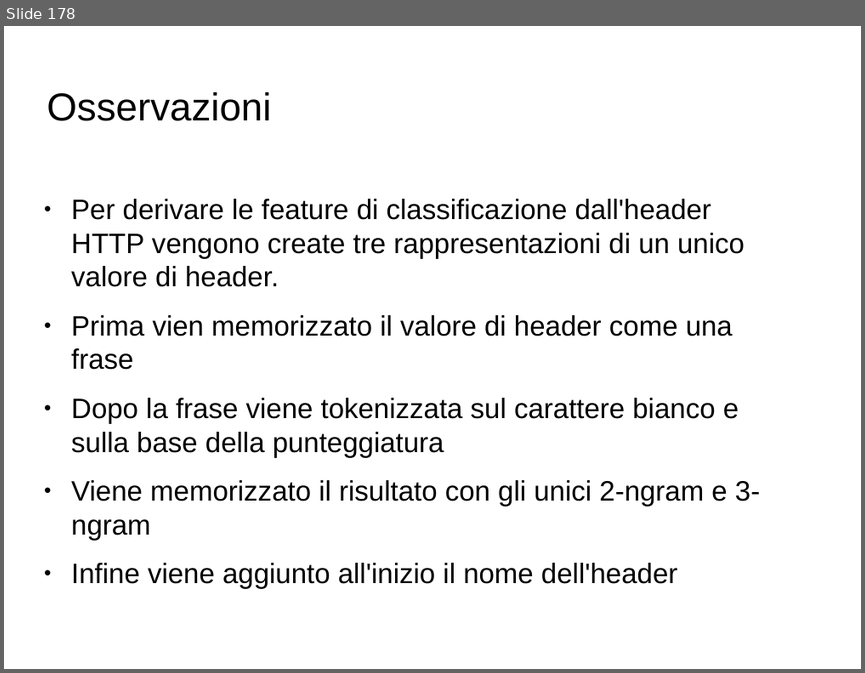
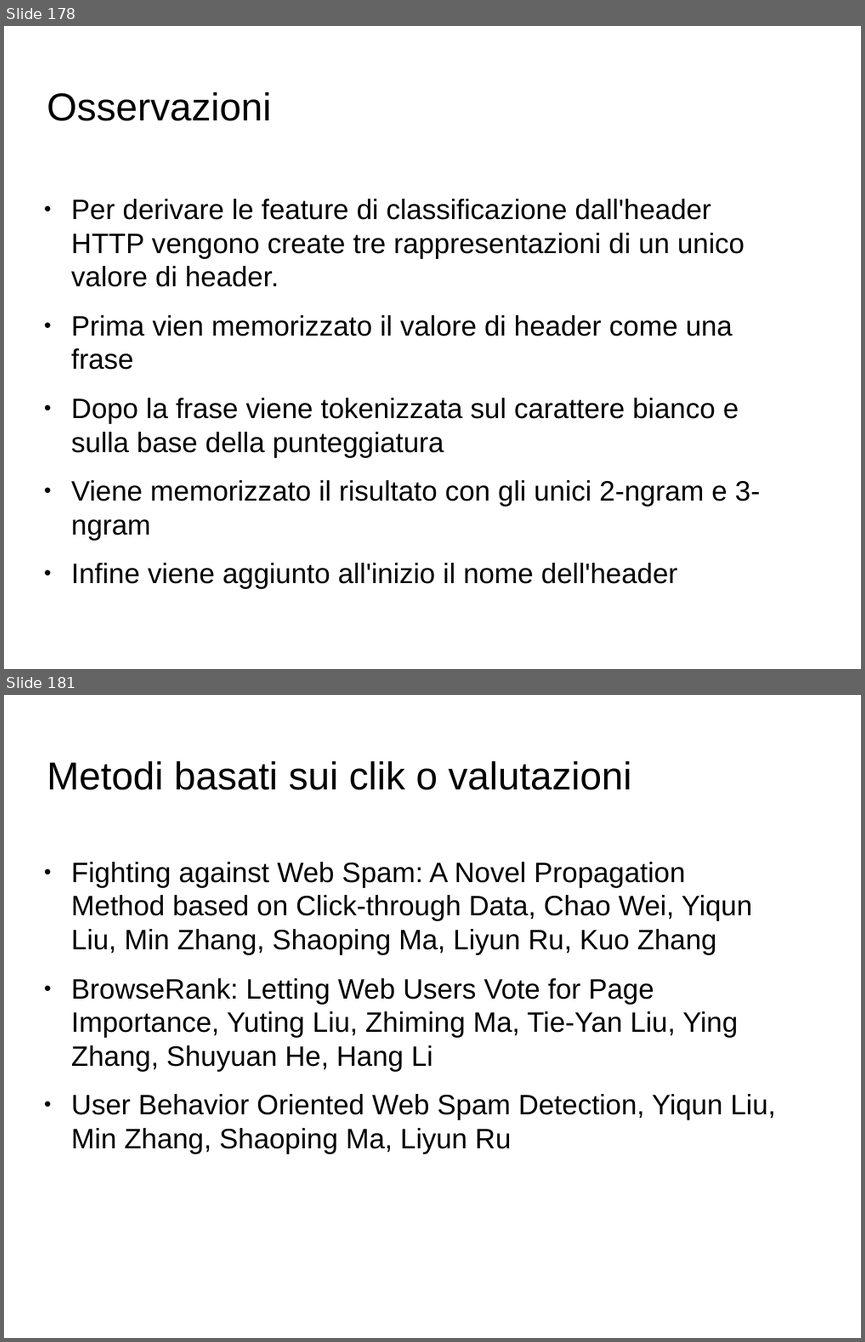
Before and after one commit to Toolanto/presentation, a slide deck: presentazione.odp. Shown one above the other, each under a label of ours: slide 178 before the commit, slides 178 and 181 after it; the slides between them are not shown. The pictures are 865x673 and 865x1342 pixels, drawn with LibreOffice and Linux fonts; fonts in the diff are those of the drawing; background and template pictures are left out. Boxes give left, top, right and bottom in pixels: in the first picture for what was removed or moved away, otherwise in the second. Text is boxed around its words. In the diff, an @@ line names an element or a change of style, - is before the commit and + after.

```diff
--- a/presentazione.odp
+++ b/presentazione.odp
@@ slide 181 added at (x1=4, y1=695, x2=861, y2=1338), background picture (left out) @@
@@ title added at (x1=46, y1=761, x2=632, y2=790), 36 pt, text #000000 @@
+Metodi basati sui clik o valutazioni
@@ text added at (x1=71, y1=862, x2=776, y2=1154), 26 pt, text #000000 @@
+● Fighting against Web Spam: A Novel Propagation Method based on Click-through Data, Chao Wei, Yiqun Liu, Min Zhang, Shaoping Ma, Liyun Ru, Kuo Zhang
+● BrowseRank: Letting Web Users Vote for Page Importance, Yuting Liu, Zhiming Ma, Tie-Yan Liu, Ying Zhang, Shuyuan He, Hang Li
+● User Behavior Oriented Web Spam Detection, Yiqun Liu, Min Zhang, Shaoping Ma, Liyun Ru
```
Also in this commit, not shown: 2 other slides added, 1 other file.
